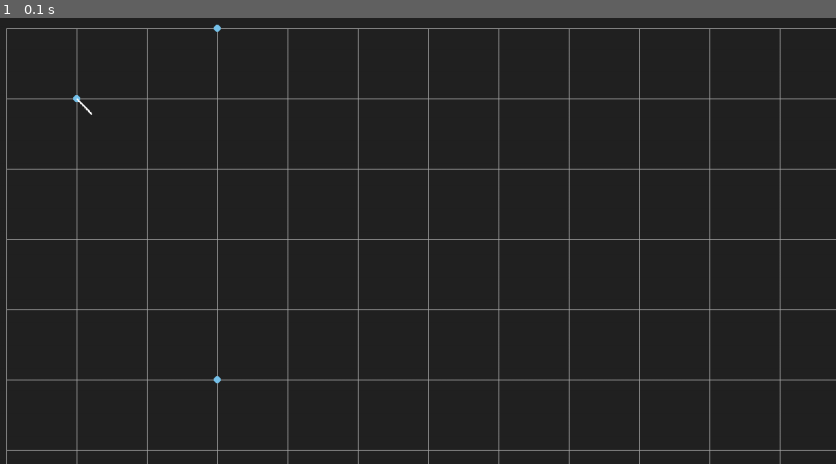
Above: before the commit, frame 1.
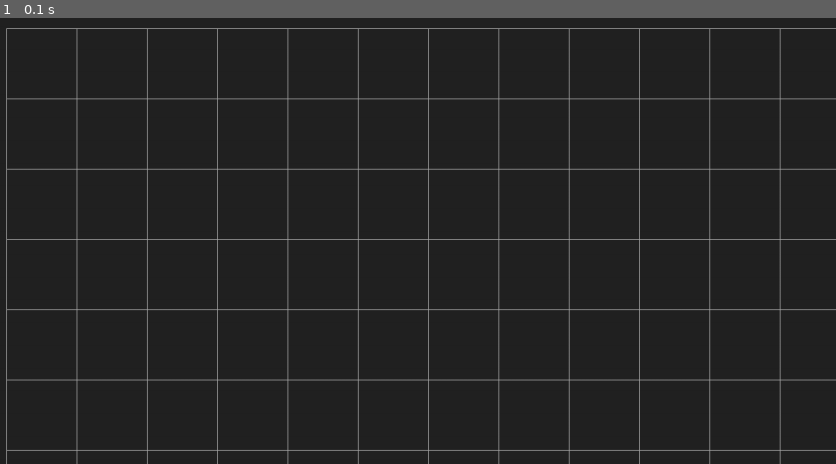
Above: after the commit, the same moment.

Repository: 0wlie22/bezier-curve-motion
Game: pygame game, started from main_pygame.py
The game is run twice, just before and just after one commit, with the same random seed, the same clock (stepped at 60 frames per second) and the same inputs.
Inputs:
- Up to frame 1 (0.1 s): no input

The runs differ from the first frame. In frame 1, less than 0.1% of the frame differs, in the area x 8-27%, y 1-83%.

Commit message:
Update main_pygame.py

Diff:
--- a/main_pygame.py
+++ b/main_pygame.py
@@ -1,10 +1,17 @@
 import pygame as pg
 import platform  # get the os on current device
 import pyautogui  # get the size of the screen
-from scipy.special import factorial  # for factorials
+from pygame import RESIZABLE
+from scipy.special import binom  # for brezenghem polynomial
+import sys
 
 pg.init()
 
+stop = False
+clock = pg.time.Clock()
+mouse = pg.mouse.get_pos()
+
+# get size of current screen and adapt to it's size
 oper_syst = platform.system()
 WIDTH, HEIGHT = pyautogui.size()
 if oper_syst == 'Darwin':
@@ -12,55 +19,87 @@
 if oper_syst == 'Windows':
     HEIGHT -= 60
 
-WIN = pg.display.set_mode((WIDTH, HEIGHT))
+# set window size
+WIN = pg.display.set_mode((WIDTH, HEIGHT), RESIZABLE)
 
-input_koord = [100, 100, 300, 500, 500, 100]
-time = 0
-for i in range(0, (len(input_koord) - 1)):
-    input_koord[i] += 100
-# input_koord[len(input_koord) - 1] -= 100
-input_koord[len(input_koord) - 2] -= input_koord[0]
-x = input_koord[0]
-y = input_koord[1]
+koord_list = [100, 100, 600, 300, 600, 600, 100, 800]
+border: int = 100
+
+for i in range(0, len(koord_list)):
+    koord_list[i] += border
+koord_x = koord_list[::2]
+koord_y = koord_list[1::2]
 
 
-def grid():
+def grid(indent):
+    WIN.fill("#222222")
     for j in range(100, 1001, 100):
-        pg.draw.line(WIN, "#AAAAAA", (100, j), (1500, j))
-    for i in range(100, 1501, 100):
-        pg.draw.line(WIN, "#AAAAAA", (i, 100), (i, 1000))
-    for k in range(0, len(input_koord) - 1, 2):
-        pg.draw.ellipse(WIN, "#77C3EC", (input_koord[k] - 5, input_koord[k + 1] - 5, 10, 10))
+        pg.draw.line(WIN, "#AAAAAA", (indent, j), (indent * 15, j))
+    for k in range(100, 1501, 100):
+        pg.draw.line(WIN, "#AAAAAA", (k, indent), (k, indent * 10))
 
 
-def polinom(input_koord, t, x, y):
-    n = int(len(input_koord) / 2)
-    x_index = 0
-    y_index = 1
-
-    for i in range(1, n + 1):
-        res = (factorial(n)) / ((factorial(i)) * factorial(n - i)) * (1 - t) ** (n - i) * t ** i
-        x += input_koord[x_index] * res
-        y += input_koord[y_index] * res
-        x_index += 2
-        y_index += 2
-    pg.draw.ellipse(WIN, "#FFFFFF", (x, y, 2, 2))
+def dots():
+    for k in range(0, len(koord_list) - 1, 2):
+        if k != 0 and k != len(koord_list) - 2:
+            color = "light blue"
+        else:
+            color = "light green"
+        pg.draw.ellipse(WIN, color, (koord_list[k] - 8, koord_list[k + 1] - 8, 16, 16))
 
 
-def main(t, x, y):
+def button(text_color, button_color):
+    font = pg.font.SysFont("Georgia", 50)
+    text = font.render("START", True, text_color)
+
+    pg.draw.rect(WIN, button_color, [1550, 100, 300, 100])
+    WIN.blit(text, (1550 + text.get_width()/2, 100 + text.get_height()/2))
+
+
+def polinom(k_x, k_y, t):
+    n = int(len(k_x))
+    x = y = 0
+
+    for j in range(0, n):
+        #     res = (factorial(n, exact=True)) / ((factorial(i, exact=True)) * factorial((n - i), exact=True))
+        bern_polinom = binom(n - 1, j) * (1 - t) ** (n - 1 - j) * (t ** j)
+        x += k_x[j] * bern_polinom
+        y += k_y[j] * bern_polinom
+    pg.draw.rect(WIN, "white", (x, y, 2, 2))
+    dots()
+
+
+def redraw_window(k_x, k_y):
+    global stop
+    t = 0
+    grid(border)
+
+    pg.draw.rect(WIN, "white", (k_x[0], k_y[0], 2, 2))
+
+    while t <= 1.0:
+        pg.display.update()
+        polinom(koord_x, koord_y, t)
+        t += 0.001
+        clock.tick(1000)
+
+
+def main():
+    global stop
     run = True
+    stop = False
     while run:
+        grid(border)
+        button("black", "grey")
+        pg.display.update()
         for event in pg.event.get():
             if event.type == pg.QUIT:
                 run = False
-        WIN.fill("#222222")
-        grid()
-
-        while t <= 1.001:
-            polinom(input_koord, t, x, y)
-            t += 0.001
-            pg.display.update()
+            # if event.type == pg.MOUSEBUTTONDOWN:
+        if 1550 <= mouse[0] <= 1850 and 100 <= mouse[1] <= 200:
+            print("true")
+            redraw_window(koord_x, koord_y)
     pg.quit()
+    quit()
 
 
-main(time, x, y)
+main()
